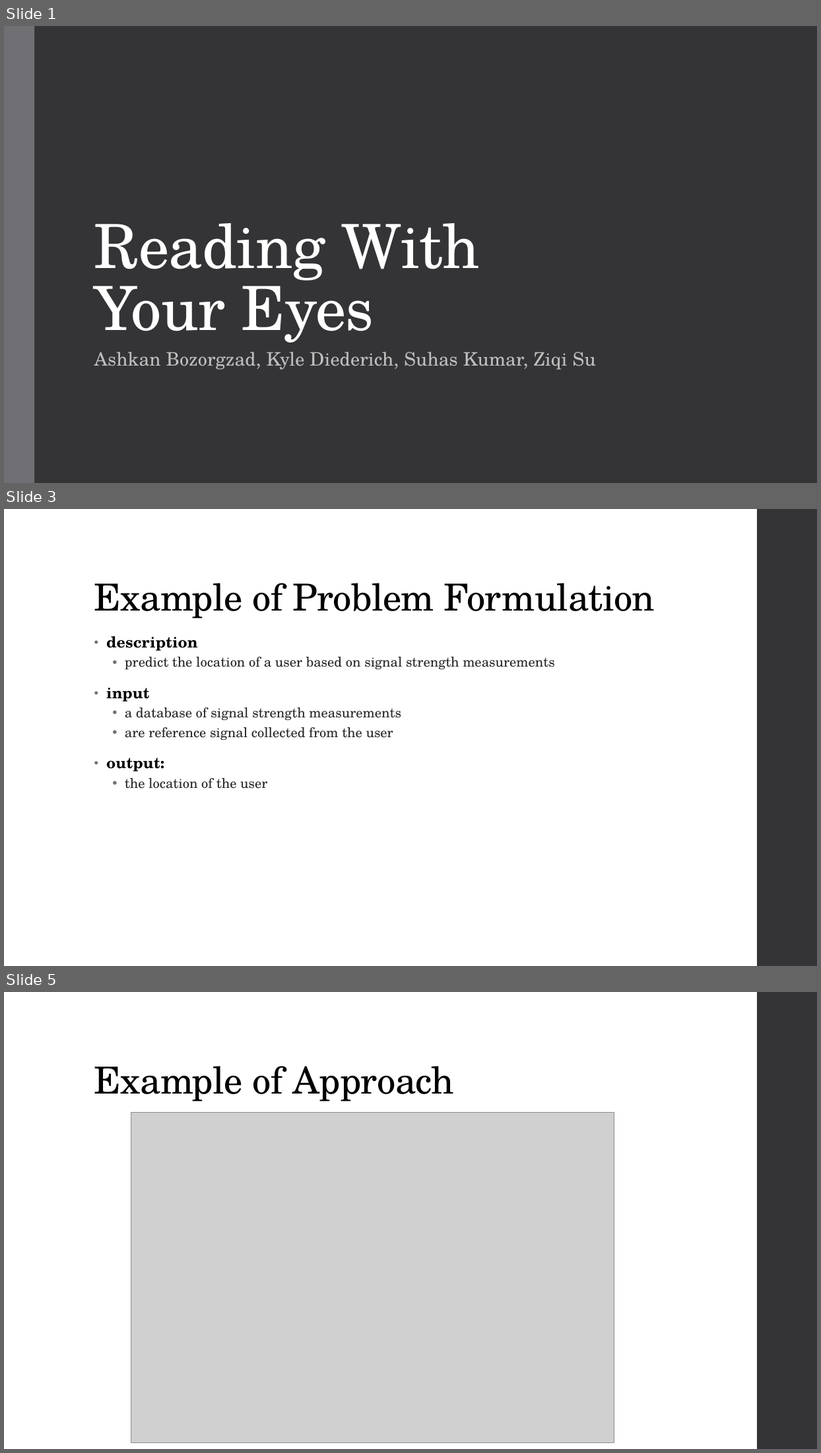
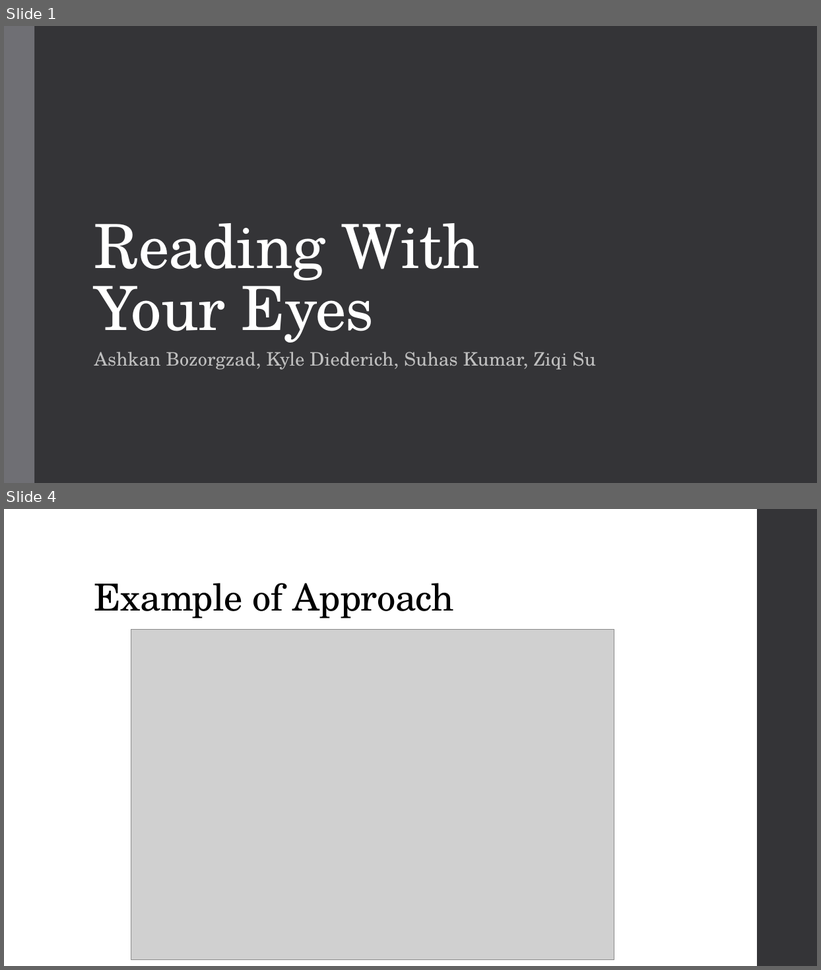
Before and after one commit to diederichk/StepCounter, a slide deck: MidtermPresentation/MidtermPresentation.pptx. Shown one above the other, each under a label of ours: slides 1, 3 and 5 before the commit, slides 1 and 4 after it; the slides between them are not shown. The pictures are 821x1453 and 821x970 pixels, drawn with LibreOffice and Linux fonts; fonts in the diff are those of the drawing; grey boxes stand for pictures. Boxes give left, top, right and bottom in pixels: in the first picture for what was removed or moved away, otherwise in the second. Text is boxed around its words. In the diff, an @@ line names an element or a change of style, - is before the commit and + after.

```diff
--- a/MidtermPresentation/MidtermPresentation.pptx
+++ b/MidtermPresentation/MidtermPresentation.pptx
@@ slide 3 removed at box(4, 509, 817, 966), background #FFFFFF; not listed: 1 template element that a slide beside it also shows @@
@@ title removed at box(94, 583, 655, 619) @@
-Example of Problem Formulation
@@ text removed at box(106, 636, 554, 789) @@
-• description
-  • predict the location of a user based on signal strength measurements
-• input
-  • a database of signal strength measurements
-  • are reference signal collected from the user
-• output:
-  • the location of the user
@@ what was slide 5 is now slide 4 @@
```
Also in this commit, not shown: 4 slides changed, 9 slides added, 1 other slide removed.
